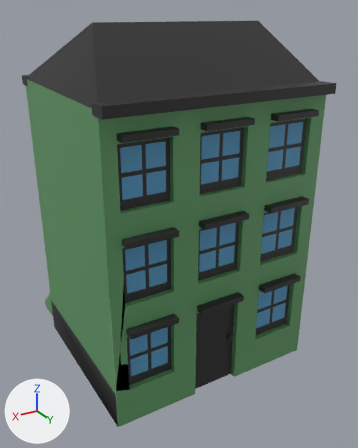
The OBJ model res/models/Buildings/Normal/NormalGreen.obj: old version first, new version second.
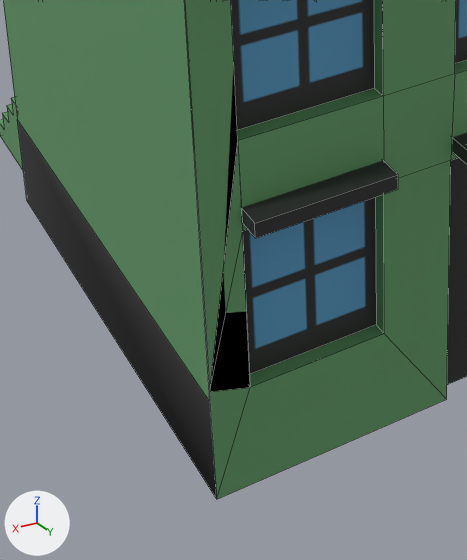
Old and new are each drawn whole from a 50 mm camera at (6.03, 11.35, 9.55) aimed at (-0.81, -0.05, 3.85) and again close up on the part from 13% to 56% of the width and 58% to 100% of the height. The lights are fixed; the arrows at lower left show +X, +Y and +Z. The close-ups show mesh edges as thin lines. Where no turn or scale is listed for an object, it has been applied to the vertices.

Objects in the first close-up: 'ZwyklyZwyklyZielony.001'.
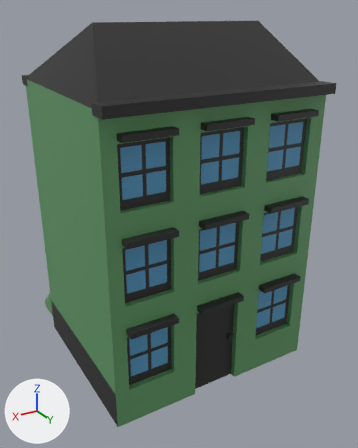
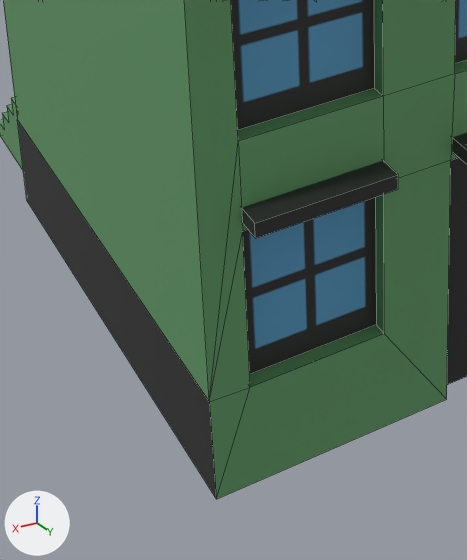
Where the change shows, as pixel boxes (x1, y1, x2, y2) in the close-ups (467 x 560 px; the box of a moved part takes in the faces that stretch with it):
part 1 of me_zwyklyzwyklyzielony_001, moved or reshaped: before (185, 0, 250, 498); after (184, 0, 250, 499)

The change in detail:
me_zwyklyzwyklyzielony_001 is used by ob_zwyklyzwyklyzielony_001; location (0.0, 0.0, 0.0).
Verts and faces of me_zwyklyzwyklyzielony_001; kept vertices keep their numbers, new ones are numbered from 351.
Before the commit, vertices of me_zwyklyzwyklyzielony_001: 114 (2.5, 2.5, 1.05) at pixel (209, 401), 195 (2.5, 2.5, 0.0) at pixel (216, 499), 196 (2.5, 2.5, 7.82), 198 (2.5, 2.5, 1.15) at pixel (209, 391), 281 (2.14, 2.5, 3.4) at pixel (237, 140).
Before the commit, vertices of me_zwyklyzwyklyzielony_001: 282 (2.14, 2.5, 4.86), 333 (2.14, 2.5, 1.03) at pixel (250, 387), 334 (2.14, 2.5, 2.57) at pixel (242, 231).
me_zwyklyzwyklyzielony_001 had 351 vertices, 285 faces and spanned x -3.53..2.53, y -4.02..2.77, z -0.04..9.32.
me_zwyklyzwyklyzielony_001 now has 349 vertices, 285 faces and spans x -3.53..2.53, y -4.02..2.77, z -0.04..9.32.
Part 1, on me_zwyklyzwyklyzielony_001:
Vertices deleted: 198 (with the faces that use them).
New faces: (114, 281, 282, 196), (114, 334, 281), (114, 333, 334), (114, 195, 333).
